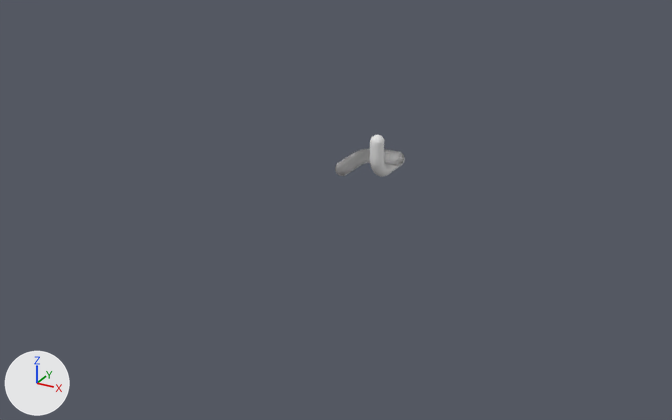
What one commit did to the Blender file untitled.blend.
Camera for both pictures: a 50 mm lens placed at (56.7, -109.6, 48.6), pointed at (-1.2, -4.4, -4.0). The axes (+X, +Y, +Z) are drawn at lower left. The lights are the same throughout.
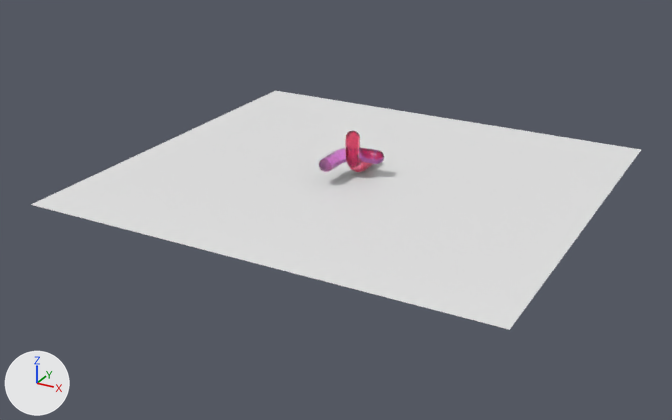
Boxes (x1, y1, x2, y2) around the edits, measured in the pictures (672 x 420 px):
'Plane', added: after (31, 91, 641, 330)
'Cylinder', recoloured, moved: before (335, 149, 404, 176); after (319, 147, 384, 172)
'Cylinder.001', recoloured, moved: before (370, 135, 405, 177); after (345, 131, 373, 172)

What changed in the scene script:
```text
Add mat_material_005:
    mat_material_005 = principled_material('Material.005')
    mat_material_005.base_color = (0.863, 0.063, 0.159)  # red #ef476f
    mat_material_005.roughness = 0.25
    mat_material_005.ior = 1.45
    mat_material_005.transmission_weight = 1.0
Add mat_material_007:
    mat_material_007 = principled_material('Material.007')
    mat_material_007.base_color = (0.905, 0.287, 0.871)  # pink #f492f0
    mat_material_007.roughness = 0.25
    mat_material_007.ior = 1.45
    mat_material_007.transmission_weight = 1.0
Change me_cylinder_001:
    where me_cylinder_001.from_pydata(...)  # 898 vertices, 928 faces; spans x -1.03..0.98, y -1.01..7.99, z -7.98..-1.16
    remove me_cylinder_001.materials.append(mat_material_002)  # white #e7e7e7
    add me_cylinder_001.materials.append(mat_material_007)  # pink #f492f0
Change me_cylinder_003:
    where me_cylinder_003.from_pydata(...)  # 898 vertices, 928 faces; spans x -1.03..0.98, y -1.01..7.99, z -7.98..-1.16
    add me_cylinder_003.materials.append(mat_material_005)  # red #ef476f
Add me_plane:
    me_plane.from_pydata([(-1.0, -1.0, 0.0), (1.0, -1.0, 0.0), (-1.0, 1.0, 0.0), (1.0, 1.0, 0.0)], [], [(0, 1, 3, 2)])
Change ob_cylinder:
    ob_cylinder.location: (7.6, 1.1, 3.2) -> (4.7, 0.7, 3.0)
Change ob_cylinder_001:
    ob_cylinder_001.location: (3.3, -0.9, 8.0) -> (-0.2, -1.4, 8.2)
Add ob_plane:
    ob_plane = bpy.data.objects.new('Plane', me_plane)
    ob_plane.location = (0.0, 0.0, 0.0)
    ob_plane.scale = (32.9, 30.2, -33.1)
```
